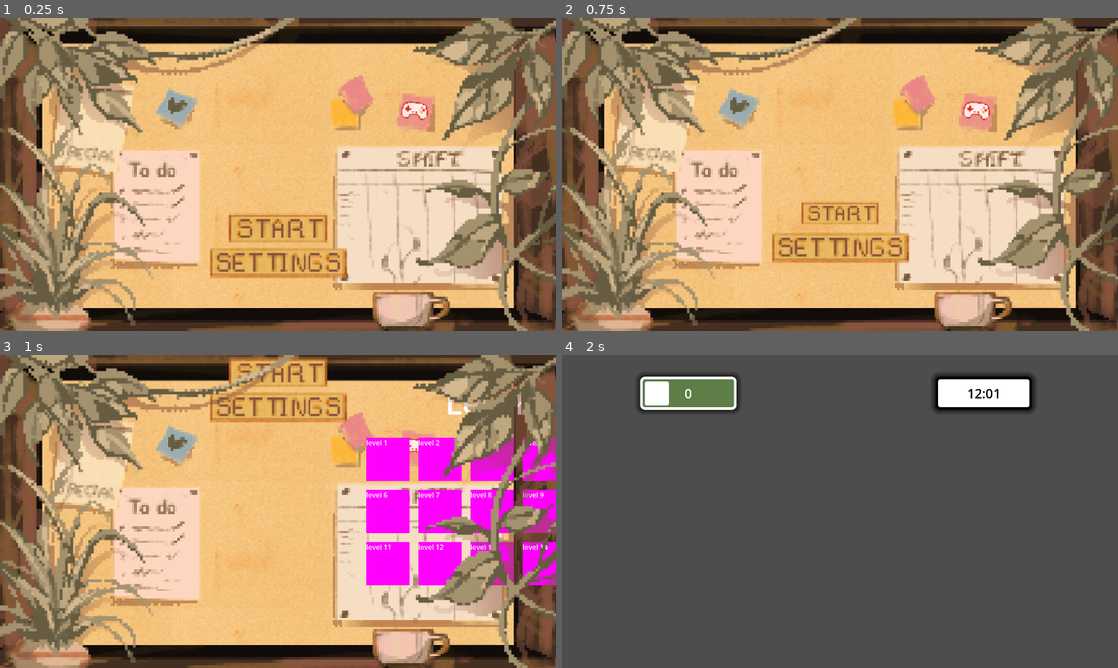
Above: before the commit, frames 1-4 (two rows, left to right).
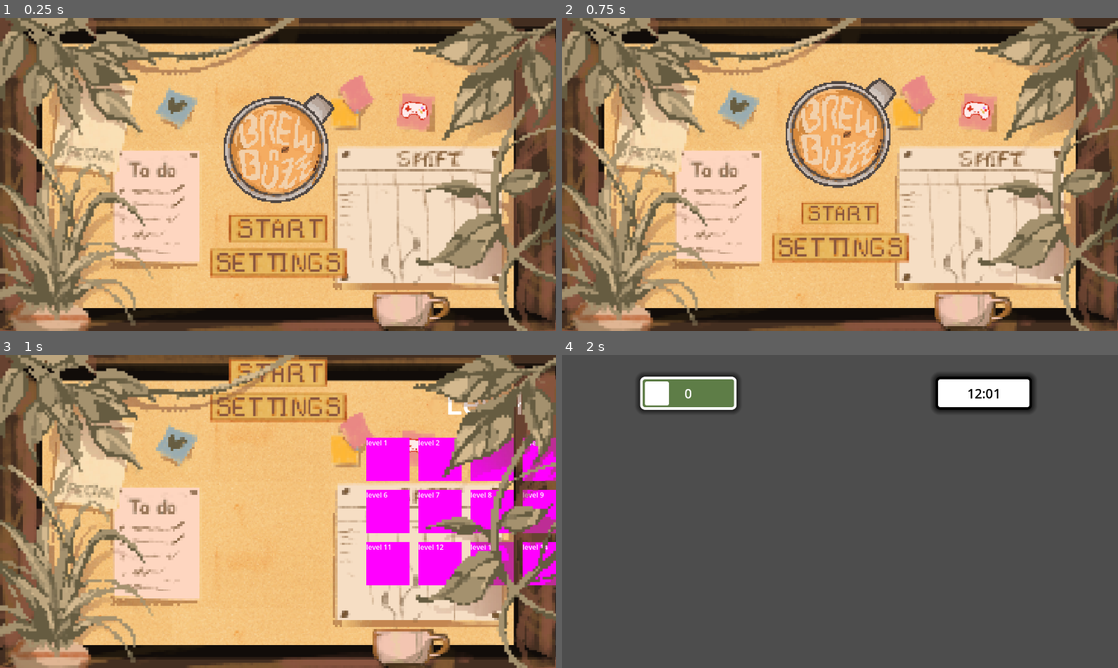
Above: after the commit, the same moments.

Repository: Project-Pixel-UoS/Brew-n-Buzz
Game: Godot game, scene res://scenes/main_menu.tscn
The game is run twice, just before and just after one commit, with the same random seed, the same clock (stepped at 60 frames per second) and the same inputs.
Inputs (mouse positions are in pixels of both pictures, inside the frame that each line leads up to):
- Up to frame 1 (0.25 s): no input
- Up to frame 2 (0.75 s): click (840, 227) at 0.5 s
- Up to frame 3 (1 s): no input
- Up to frame 4 (2 s): click "level 1" at 1.25 s

The runs differ from the first frame. In frame 1, 4.7% of the frame differs, in the area x 40-61%, y 24-60%; in frame 2, 4.6%; in frame 3, nothing differs; in frame 4, nothing differs.

Commit message:
[chore]: Added logo to main menu

Diff:
--- a/scenes/main_menu.tscn
+++ b/scenes/main_menu.tscn
@@ -10,6 +10,7 @@
 [ext_resource type="Theme" uid="uid://bl05s12fg23o3" path="res://assets/themes/main_menu_theme.tres" id="5_1yw01"]
 [ext_resource type="Script" path="res://scenes/animation_component.gd" id="7_4kjcu"]
 [ext_resource type="Script" path="res://scripts/saver_loader.gd" id="7_s7wvx"]
+[ext_resource type="Texture2D" uid="uid://b6vbnyk3724a4" path="res://images/menu/brew_n_buzz_logo.png" id="8_wn6et"]
 [ext_resource type="Script" path="res://scripts/saved_game.gd" id="9_08i8y"]
 [ext_resource type="Texture2D" uid="uid://8odguhgmhxjc" path="res://images/menu/plants_left.png" id="10_lyvtn"]
 [ext_resource type="Texture2D" uid="uid://b4788gbrrrlce" path="res://images/menu/plants_right.png" id="11_amd6u"]
@@ -85,6 +86,24 @@
 script = ExtResource("7_4kjcu")
 transition_type = 1
 
+[node name="Logo" type="TextureRect" parent="MenuCanvas/TitleMenu"]
+texture_filter = 1
+layout_mode = 1
+anchors_preset = 8
+anchor_left = 0.5
+anchor_top = 0.5
+anchor_right = 0.5
+anchor_bottom = 0.5
+offset_left = -35.0
+offset_top = -190.0
+offset_right = 39.0
+offset_bottom = -115.0
+grow_horizontal = 2
+grow_vertical = 2
+scale = Vector2(3.5, 3.5)
+pivot_offset = Vector2(37.5, 0)
+texture = ExtResource("8_wn6et")
+
 [node name="ResetButton2" type="Button" parent="MenuCanvas/TitleMenu"]
 visible = false
 layout_mode = 0
Binary file added: images/menu/brew_n_buzz_logo.png
Not shown, added: images/menu/brew_n_buzz_logo.png.import
Not shown: 1 places in scenes/main_menu.tscn that only renumber resources
